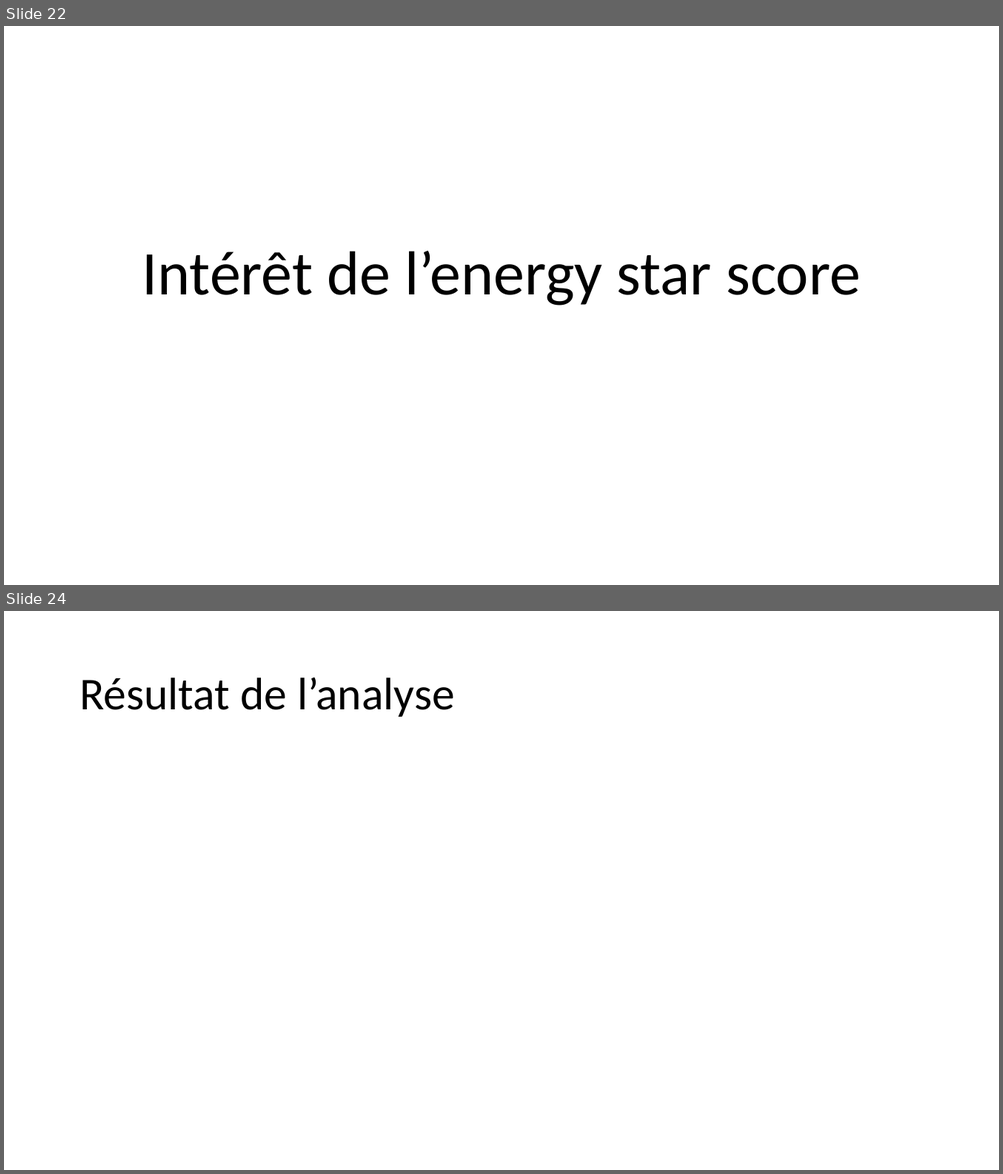
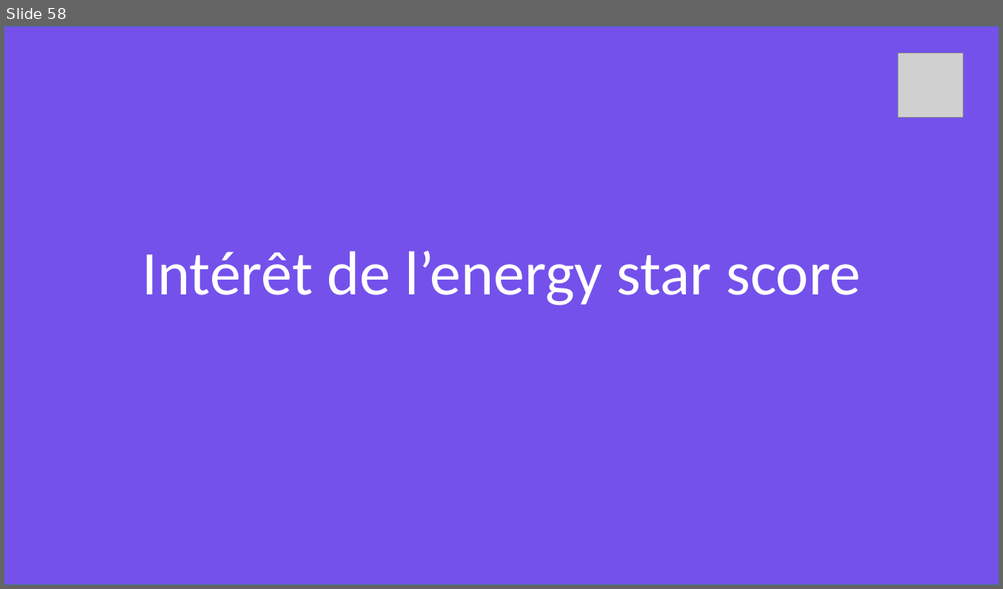
Before and after one commit to datanab/energy-consumption-prediction, a slide deck: Pélec_03_Presentation.pptx. Shown one above the other, each under a label of ours: slides 22 and 24 before the commit, slide 58 after it; the slides between them are not shown. The pictures are 1003x1174 and 1003x589 pixels, drawn with LibreOffice and Linux fonts; fonts in the diff are those of the drawing; grey boxes stand for pictures. Boxes give left, top, right and bottom in pixels: in the first picture for what was removed or moved away, otherwise in the second. Text is boxed around its words. In the diff, an @@ line names an element or a change of style, - is before the commit and + after.

```diff
--- a/Pélec_03_Presentation.pptx
+++ b/Pélec_03_Presentation.pptx
@@ slide 24 removed at (4, 611, 999, 1170), background #FFFFFF @@
@@ title removed at (79, 678, 454, 717) @@
-Résultat de l’analyse
@@ what was slide 22 is now slide 58 @@
@@ slide 58 changed as well @@
@@ rectangle added at (4, 26, 999, 585), fill #7451EB, outline #43739E 1 pt @@
@@ picture added at (898, 53, 963, 118) @@
@@ title "Intérêt de l’energy star score" at (142, 251, 860, 306): text colour #000000 to #FFFFFF @@
```
Also in this commit, not shown: 12 other slides changed, 48 slides added, 12 other slides removed, 2 other files.
